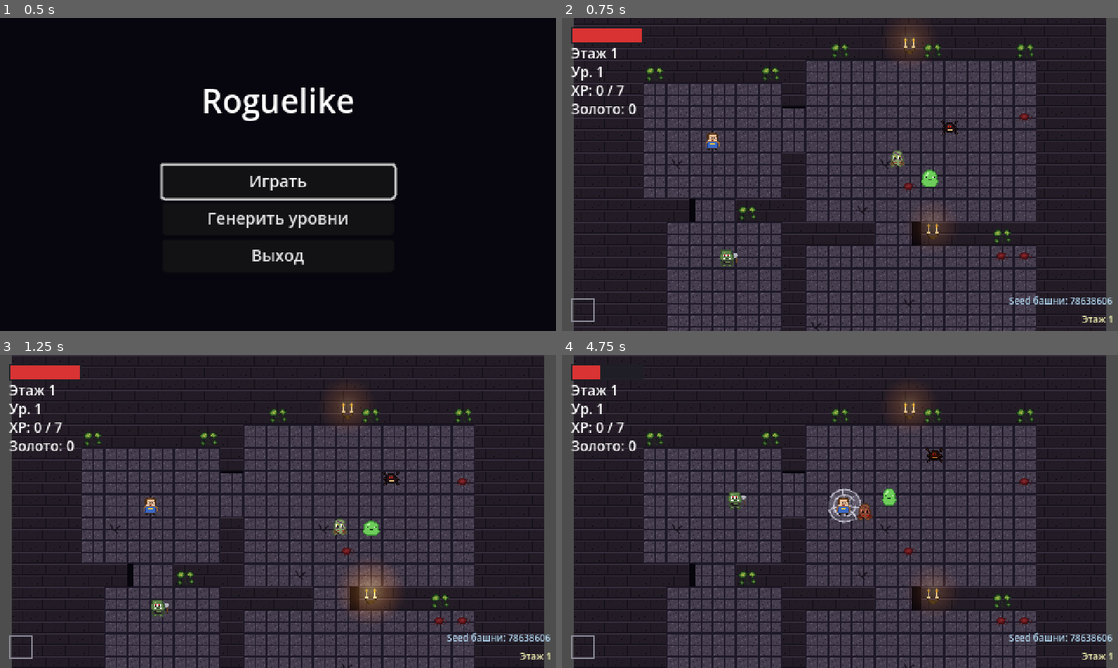
Above: before the commit, frames 1-4 (two rows, left to right).
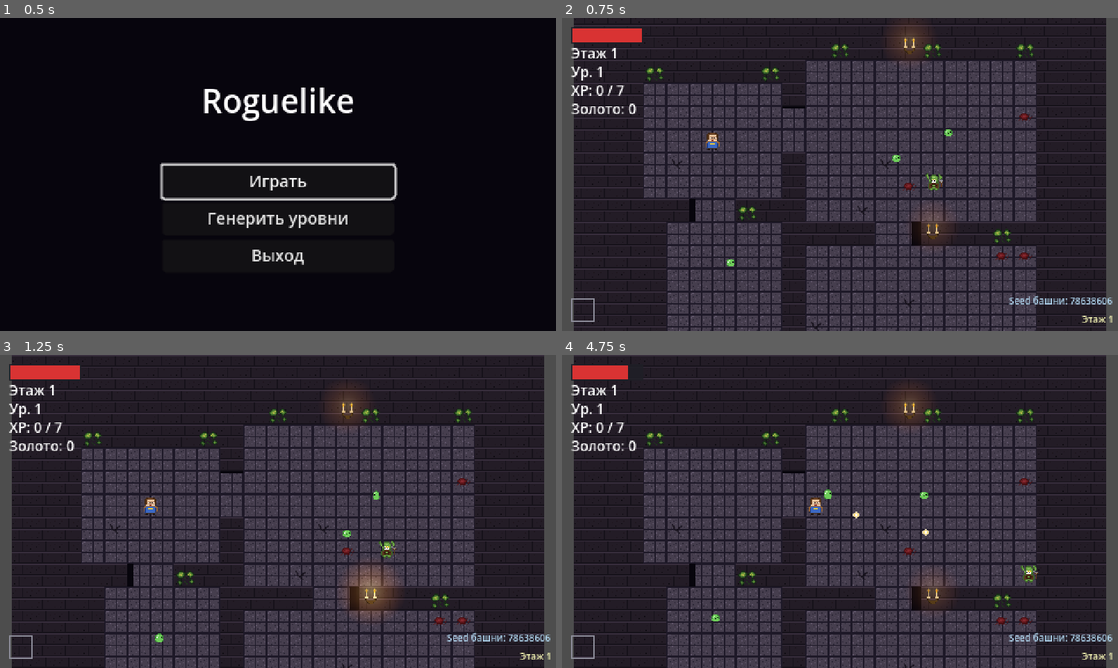
Above: after the commit, the same moments.

Repository: slartus/roguelike-game
Game: Godot game, scene res://scenes/ui/title_screen.tscn
The game is run twice, just before and just after one commit, with the same random seed, the same clock (stepped at 60 frames per second) and the same inputs.
Inputs (mouse positions are in pixels of both pictures, inside the frame that each line leads up to):
- Up to frame 1 (0.5 s): no input
- Up to frame 2 (0.75 s): click "Играть" at 0.5 s
- Up to frame 3 (1.25 s): no input
- Up to frame 4 (4.75 s): tap Enter (ui_accept) at 1.25, 1.52, 4.52 s; move the mouse to (962, 495) at 1.27 s; press the mouse at (962, 495) at 1.28 s; hold D (move_right) 1.28-2 s; release the mouse at (962, 495) at 2 s; drag from (728, 527) to (828, 502) at 2.02 s; move the mouse to (895, 442) at 2.77 s; hold D (move_right) 2.78-3.5 s; tap Alt at 2.85 s; drag from (812, 574) to (673, 464) at 3.52 s; move the mouse to (1006, 558) at 4.27 s; press the mouse at (1006, 558) at 4.28 s; hold A (move_left) from 4.28 s (still down)

Frame 1 is identical in both runs. In frame 2, 0.5% of the frame differs, in the area x 28-72%, y 32-80%; in frame 3, 0.6%; in frame 4, 1.5%, in the area x 6-86%, y 3-86%.

Commit message:
feat(spawn): use monster spawn table in main
Main._spawn_enemies() больше не выбирает из плоского ENEMY_SCENES.pick_random.
Вместо этого:
- детерминированный RandomNumberGenerator с seed = tower_seed × 100003 +
  floor × 9176 + 1337 (одинаковый seed+floor → одинаковый набор монстров);
- MonsterSpawnTable.get_eligible_defs(floor, ["generic"]) →
  choose_weighted → roll_monster_level → roll_elite_rank;
- configure_spawn(level, elite) вызывается ДО add_child, чтобы _ready
  прогнал Balance.scaled_* от финального effective level.

Boss floor logic не тронут (BOSS_FLOOR_INTERVAL=5 остаётся, boss спавнится
через отдельный путь и не заходит в MonsterSpawnTable).

Регресс защищён тестами:
- test_main_script_no_longer_declares_enemy_scenes_constant — контракт
  «ENEMY_SCENES удалён»;
- test_floor_1_spawn_excludes_dangerous_enemies — реплицирует RNG формулу
  и убеждается что Floor 1 не спавнит adult_slime/orc/spider/zombie/
  skeleton_archer/lich;
- test_spawn_deterministic_for_same_seed_and_floor;
- test_spawn_table_covers_all_regular_enemy_types (заменил старый
  test_main_enemy_pool_contains_all_eight_regular_types).

Co-Authored-By: Claude Opus 4.7 (1M context) <noreply@anthropic.com>

Diff:
--- a/scenes/main.gd
+++ b/scenes/main.gd
@@ -1,16 +1,6 @@
 extends Node2D
 
 const FLOOR_SCENE: PackedScene = preload("res://scenes/dungeon/floor.tscn")
-const ENEMY_SCENES: Array[PackedScene] = [
-	preload("res://scenes/enemies/enemy.tscn"),         # Slime
-	preload("res://scenes/enemies/goblin.tscn"),        # Goblin
-	preload("res://scenes/enemies/orc.tscn"),           # Orc
-	preload("res://scenes/enemies/skeleton.tscn"),      # Skeleton
-	preload("res://scenes/enemies/zombie.tscn"),        # Zombie
-	preload("res://scenes/enemies/charger.tscn"),       # Spider
-	preload("res://scenes/enemies/ranged_enemy.tscn"),  # Skeleton Archer
-	preload("res://scenes/enemies/lich.tscn"),          # Lich
-]
 const BOSS_SCENE: PackedScene = preload("res://scenes/enemies/boss.tscn")
 const PICKUP_SCENE: PackedScene = preload("res://scenes/pickups/health_pickup.tscn")
 const CHEST_SCENE: PackedScene = preload("res://scenes/pickups/chest.tscn")
@@ -78,9 +68,23 @@
 	if _is_boss_floor():
 		_spawn_boss()
 		return
+	# Детерминированный RNG на основе tower_seed × floor. Одинаковый seed
+	# и floor → одинаковый набор spawn'ов (важно для «поделиться башней»).
+	# Не используем глобальный randi/randf — они несовместимы с shared RNG
+	# из других мест (`randomize()` в _ready сдвигает глобальный state).
+	var rng := RandomNumberGenerator.new()
+	rng.seed = GameState.tower_seed * 100003 + GameState.current_floor_number * 9176 + 1337
+	var floor_num := GameState.current_floor_number
 	for spawn_pos in _floor.enemy_spawn_positions:
-		var scene: PackedScene = ENEMY_SCENES.pick_random()
-		var enemy: Node = scene.instantiate()
+		var defs := MonsterSpawnTable.get_eligible_defs(floor_num, ["generic"])
+		var def: Dictionary = MonsterSpawnTable.choose_weighted(defs, rng)
+		if def.is_empty():
+			continue
+		var level := MonsterSpawnTable.roll_monster_level(floor_num, def, 0, rng)
+		var elite := MonsterSpawnTable.roll_elite_rank(floor_num, def, 0, rng)
+		var enemy: Node = def.scene.instantiate()
+		if enemy.has_method("configure_spawn"):
+			enemy.configure_spawn(level, elite)
 		enemy.global_position = spawn_pos
 		if "pickup_scene" in enemy:
 			enemy.pickup_scene = PICKUP_SCENE
--- a/test/unit/test_enemy_scenes.gd
+++ b/test/unit/test_enemy_scenes.gd
@@ -142,14 +142,15 @@
 	assert_not_null(chest.open_texture, "chest must have open_texture")
 	chest.free()
 
-func test_main_enemy_pool_contains_all_eight_regular_types() -> void:
-	var main_script := load("res://scenes/main.gd")
-	var pool = main_script.ENEMY_SCENES
-	assert_eq(pool.size(), 8, "8 regular enemies in pool")
-	var paths: Array = []
-	for scene in pool:
-		paths.append(scene.resource_path)
+func test_spawn_table_covers_all_regular_enemy_types() -> void:
+	# Раньше был плоский Main.ENEMY_SCENES. Теперь пул монстров живёт в
+	# MonsterSpawnTable. Проверяем что все 8 типов (плюс новый small_slime)
+	# по-прежнему в игре — чтобы кто-то случайно не выпилил def в таблице.
+	var scenes: Array = []
+	for def in MonsterSpawnTable.get_all_defs():
+		scenes.append(def.scene.resource_path)
 	var expected := [
+		"res://scenes/enemies/small_slime.tscn",
 		"res://scenes/enemies/enemy.tscn",
 		"res://scenes/enemies/goblin.tscn",
 		"res://scenes/enemies/orc.tscn",
@@ -160,4 +161,5 @@
 		"res://scenes/enemies/lich.tscn",
 	]
 	for path in expected:
-		assert_true(paths.has(path), "pool contains %s" % path)
+		assert_true(scenes.has(path),
+			"MonsterSpawnTable должен содержать %s" % path)
--- /dev/null
+++ b/test/unit/test_main_enemy_spawn.gd
@@ -0,0 +1,78 @@
+extends GutTest
+
+# Integration-регресс: main.gd больше не использует ENEMY_SCENES.pick_random,
+# а собирает врагов через MonsterSpawnTable. Полный main.tscn поднимать
+# тяжело (Floor + Player + HUD + Camera + connections), поэтому проверяем
+# кусочно:
+# - в main.gd нет константы ENEMY_SCENES;
+# - boss floor logic (BOSS_FLOOR_INTERVAL) сохранён и работает;
+# - detem RNG-логика spawn'ится одинаково при одинаковом (tower_seed, floor).
+
+const MAIN_SCRIPT: GDScript = preload("res://scenes/main.gd")
+
+func _replay_spawn(tower_seed: int, floor_num: int, spawn_count: int) -> Array:
+	# Реплицируем ту же RNG-формулу, что и в Main._spawn_enemies:
+	# rng.seed = tower_seed × 100003 + floor × 9176 + 1337.
+	# Возвращаем последовательность выбранных def.id для сравнения.
+	var rng := RandomNumberGenerator.new()
+	rng.seed = tower_seed * 100003 + floor_num * 9176 + 1337
+	var out: Array = []
+	for _i in spawn_count:
+		var defs := MonsterSpawnTable.get_eligible_defs(floor_num, ["generic"])
+		var def: Dictionary = MonsterSpawnTable.choose_weighted(defs, rng)
+		if def.is_empty():
+			continue
+		var level := MonsterSpawnTable.roll_monster_level(floor_num, def, 0, rng)
+		var elite := MonsterSpawnTable.roll_elite_rank(floor_num, def, 0, rng)
+		out.append({"id": def.id, "level": level, "elite": elite})
+	return out
+
+func test_main_script_no_longer_declares_enemy_scenes_constant() -> void:
+	# Раньше был массив ENEMY_SCENES с 8 врагами. Если он снова появится,
+	# значит откатили MonsterSpawnTable интеграцию.
+	assert_null(MAIN_SCRIPT.get("ENEMY_SCENES"),
+		"ENEMY_SCENES должен быть удалён из main.gd — теперь через MonsterSpawnTable")
+
+func test_main_script_still_has_boss_scene_and_boss_floor_interval() -> void:
+	# Boss floor не должен быть подменён обычным MonsterSpawnTable — это
+	# отдельная арена, тестируем что константы на месте.
+	assert_not_null(MAIN_SCRIPT.get("BOSS_SCENE"),
+		"BOSS_SCENE должен остаться preload'ом")
+	assert_eq(MAIN_SCRIPT.get("BOSS_FLOOR_INTERVAL"), 5,
+		"каждые 5 этажей — boss floor")
+
+func test_floor_1_spawn_excludes_dangerous_enemies() -> void:
+	# Регресс: Floor 1 не должен спавнить Adult Slime, Orc, Spider,
+	# Zombie, Skeleton Archer, Lich — даже после нашей интеграции.
+	var forbidden := ["adult_slime", "orc", "spider", "zombie", "skeleton_archer", "lich"]
+	# Прогнать несколько seed'ов для устойчивости.
+	for tower_seed in [123, 4567, 89012]:
+		var picks := _replay_spawn(tower_seed, 1, 30)
+		for pick in picks:
+			assert_false(forbidden.has(pick.id),
+				"Floor 1 seed=%d не должен спавнить %s" % [tower_seed, pick.id])
+
+func test_spawn_deterministic_for_same_seed_and_floor() -> void:
+	# Одинаковый seed + floor → одинаковая последовательность врагов и уровней.
+	# Это критично для reproducible dungeon layouts.
+	var picks_a := _replay_spawn(555, 7, 20)
+	var picks_b := _replay_spawn(555, 7, 20)
+	assert_eq(picks_a.size(), picks_b.size())
+	for i in picks_a.size():
+		assert_eq(picks_a[i].id, picks_b[i].id, "step %d id" % i)
+		assert_eq(picks_a[i].level, picks_b[i].level, "step %d level" % i)
+		assert_eq(picks_a[i].elite, picks_b[i].elite, "step %d elite" % i)
+
+func test_different_seeds_generally_produce_different_spawn_sets() -> void:
+	# Разные seed'ы не обязаны совпадать. Проверим что хотя бы один out
+	# из 20 отличается — иначе это подозрительно (детерминизм превратился
+	# в фиксированный ответ).
+	var picks_a := _replay_spawn(111, 7, 20)
+	var picks_b := _replay_spawn(999, 7, 20)
+	var any_diff := false
+	for i in mini(picks_a.size(), picks_b.size()):
+		if picks_a[i].id != picks_b[i].id or picks_a[i].level != picks_b[i].level:
+			any_diff = true
+			break
+	assert_true(any_diff,
+		"разные seed'ы должны давать различающиеся спавны (проверка что RNG не залип)")
Not shown, added: test/unit/test_main_enemy_spawn.gd.uid
Not shown, changed: docs/gamedesign/dungeon.md
Not shown, changed: docs/gamedesign/enemies.md
